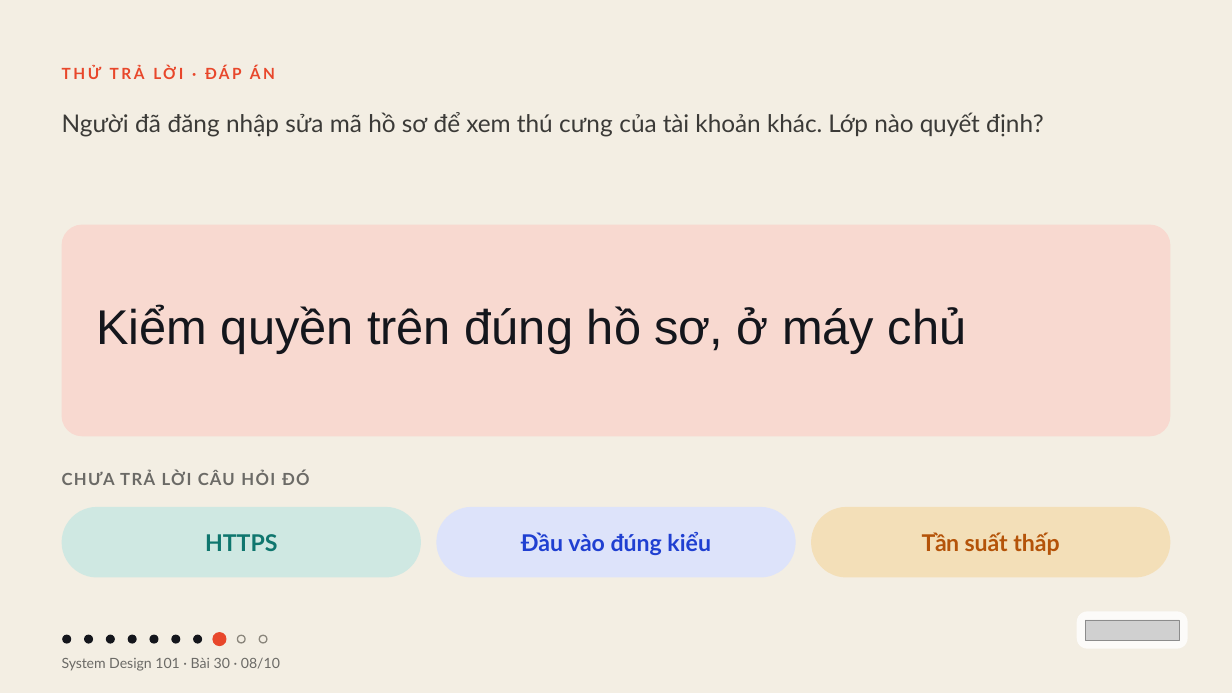
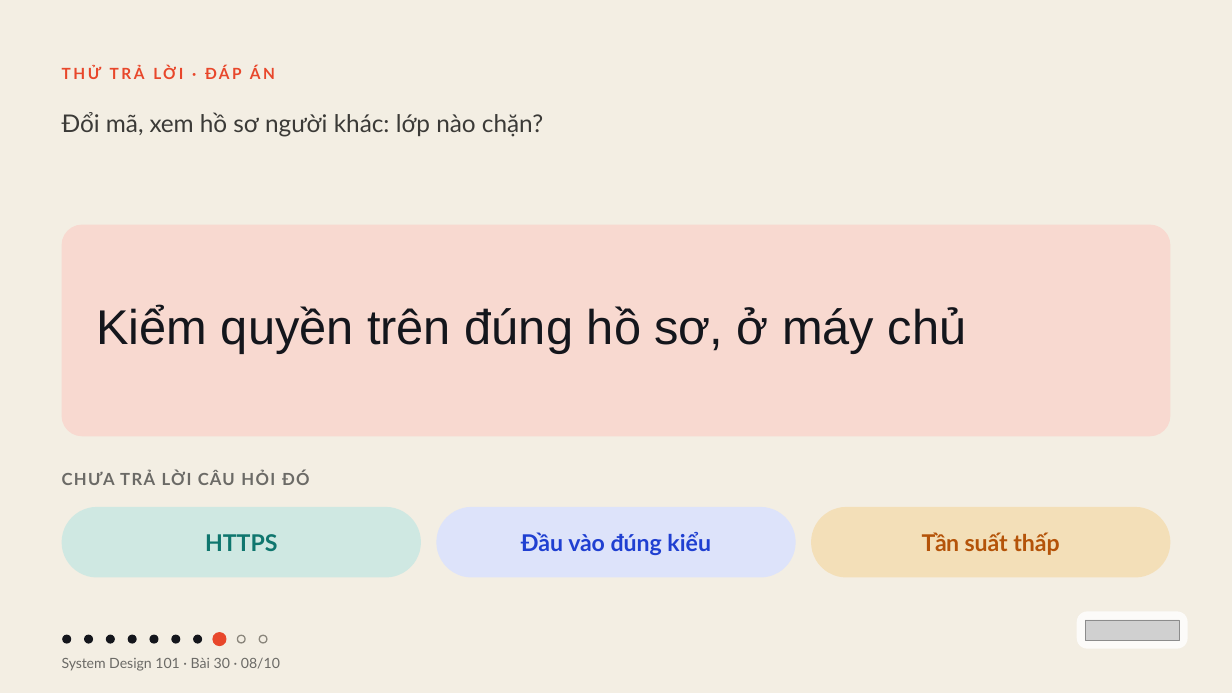
Before and after one commit to vohoailinh90/tool-marketing-studio, a slide deck: slide 8 of system-design-101/vi/lessons/sd-01-030/slides/sd-01-030.pptx. Drawn at 1232x693 pixels with LibreOffice and Linux fonts; fonts in the diff are those of the drawing; grey boxes stand for pictures. Boxes give left, top, right and bottom in pixels: in the first picture for what was removed or moved away, otherwise in the second. Text is boxed around its words. In the diff, an @@ line names an element or a change of style, - is before the commit and + after.

```diff
--- a/system-design-101/vi/lessons/sd-01-030/slides/sd-01-030.pptx
+++ b/system-design-101/vi/lessons/sd-01-030/slides/sd-01-030.pptx
@@ text at box(62, 112, 543, 137): text changed @@
-Người đã đăng nhập sửa mã hồ sơ để xem thú cưng của tài khoản khác. Lớp nào quyết định?
+Đổi mã, xem hồ sơ người khác: lớp nào chặn?
```
Also in this commit, not shown: 6 other slides changed.
